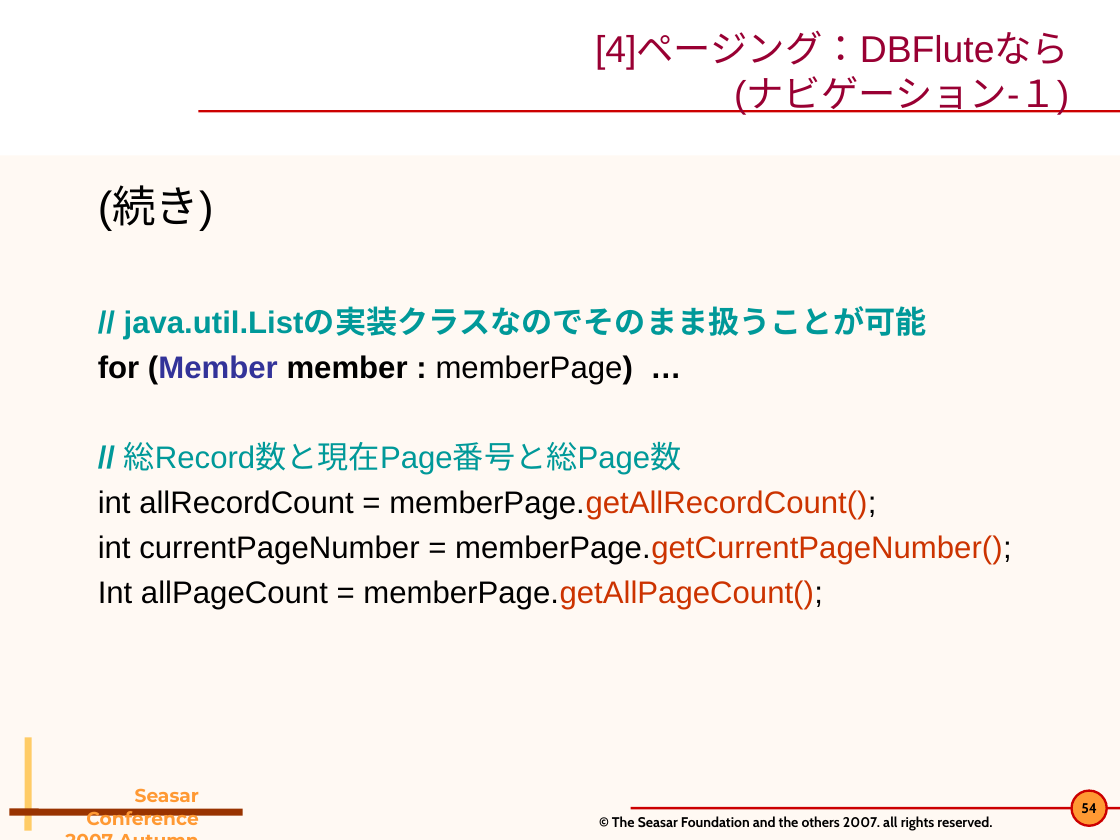
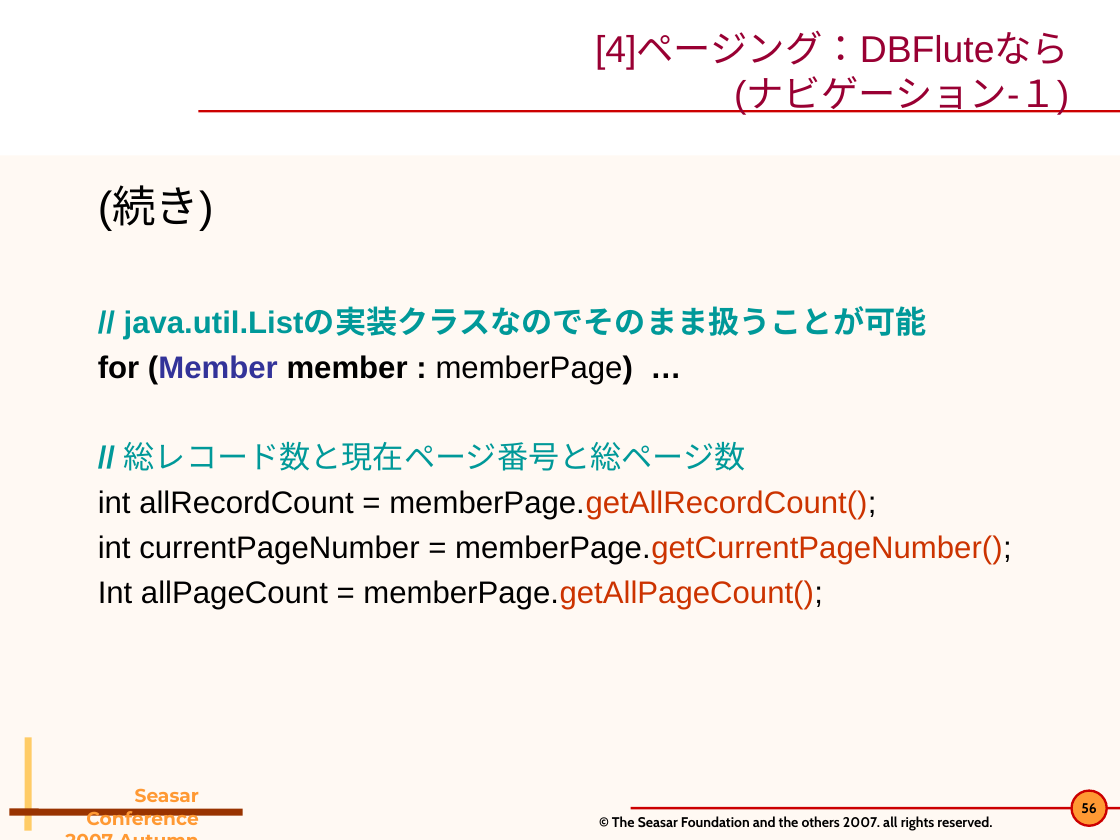
Before and after one commit to seasarorg/dbflute, a slide deck: slide 56 of dbflute/etc/doc/pres/sc2007a_2-DBFlute.ppt (slide 54 before the commit). Drawn at 1120x840 pixels with LibreOffice and Linux fonts; fonts in the diff are those of the drawing; background and template pictures are left out. Boxes give left, top, right and bottom in pixels: in the first picture for what was removed or moved away, otherwise in the second. Text is boxed around its words. In the diff, an @@ line names an element or a change of style, - is before the commit and + after.

```diff
--- a/dbflute/etc/doc/pres/sc2007a_2-DBFlute.ppt
+++ b/dbflute/etc/doc/pres/sc2007a_2-DBFlute.ppt
@@ text at [124, 441, 746, 471]: text changed @@
-  // 総Record数と現在Page番号と総Page数
+  // 総レコード数と現在ページ番号と総ページ数
@@ page number at [1081, 803, 1096, 813]: text changed @@
-54
+56
```
Also in this commit, not shown: 14 other slides changed, 2 slides added, 6 other files.
